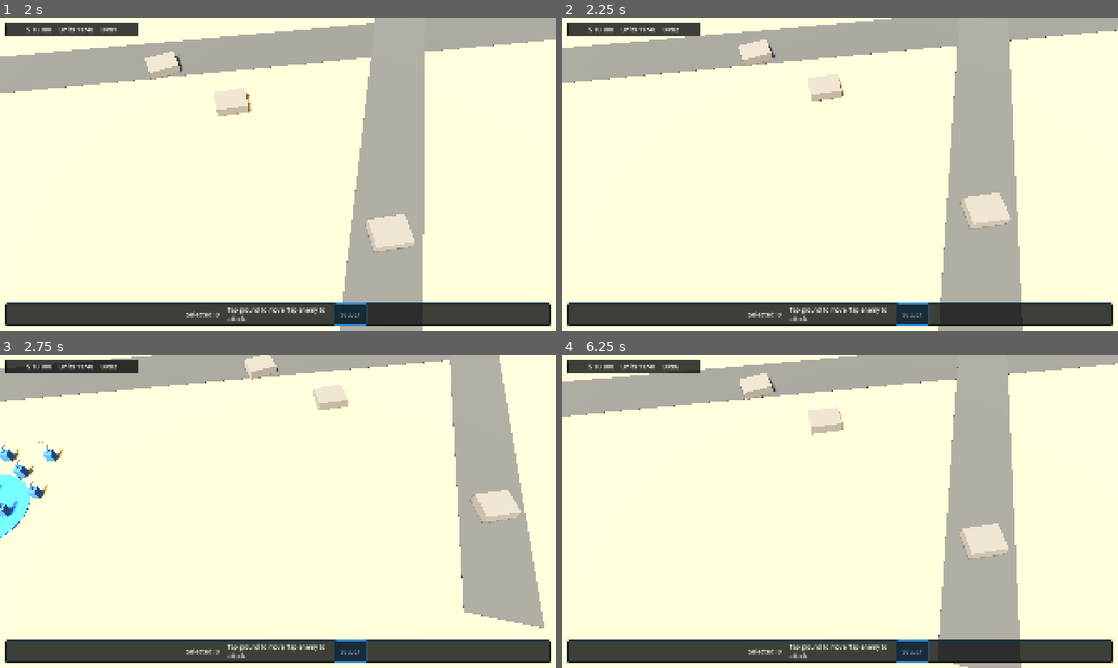
Above: before the commit, frames 1-4 (two rows, left to right).
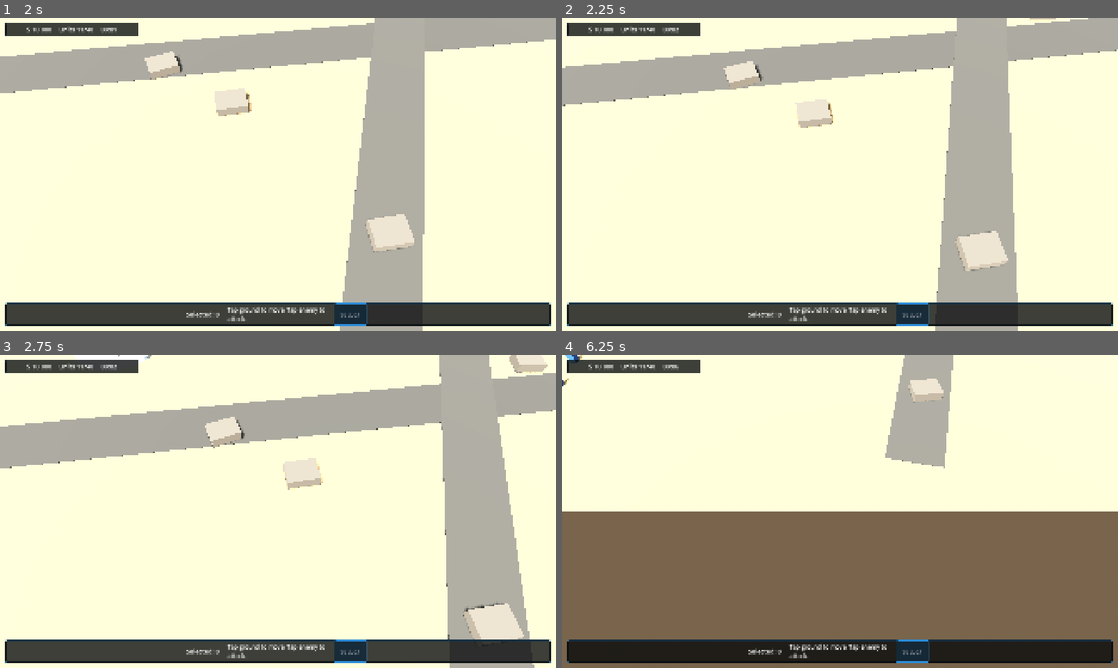
Above: after the commit, the same moments.

Repository: Unnamed00000/Mobile-Generals
Game: Godot game, scene res://scenes/match/match.tscn
Two runs of this game, one before a commit and one after it. Both use one fixed random seed, a clock stepped at 60 frames per second and the inputs below.
Inputs (mouse positions are in pixels of both pictures, inside the frame that each line leads up to):
- Up to frame 1 (2 s): click "SELECT" at 0.5 s; tap Enter at 1.25 s; move the mouse to (400, 158) at 1.27 s; hold D from 1.28 s (still down); tap 1 at 1.35 s; click (400, 158) at 1.42 s
- Up to frame 2 (2.25 s): release D at 2 s; drag from (728, 190) to (812, 237) at 2.02 s
- Up to frame 3 (2.75 s): no input
- Up to frame 4 (6.25 s): tap Space at 2.75 s; move the mouse to (895, 442) at 2.77 s; hold D 2.78-3.5 s; tap 0 at 2.85 s; drag from (812, 574) to (673, 464) at 3.52 s; move the mouse to (1006, 558) at 4.27 s; hold A 4.28-5 s; tap 4 at 4.35 s; drag from (673, 464) to (756, 433) at 5.02 s; tap Enter at 5.75 s; move the mouse to (867, 511) at 5.77 s; hold S from 5.78 s (still down); tap 1 at 5.85 s; click (867, 511) at 5.92 s

Frame 1 is identical in both runs. In frame 2, 14% of the frame differs, in the area x 0-100%, y 0-100%; in frame 3, 24%; in frame 4, 63%.

Commit message:
Make touch camera drag follow the map

Diff:
--- a/scripts/camera/rts_camera.gd
+++ b/scripts/camera/rts_camera.gd
@@ -2,8 +2,6 @@
 extends Node3D
 
 @export var map_half_extents := Vector2(60.0, 40.0)
-@export var touch_pan_speed := 0.055
-@export var two_finger_pan_multiplier := 0.6
 @export var pinch_zoom_speed := 0.065
 @export var mouse_pan_speed := 0.08
 @export var edge_pan_speed := 30.0
@@ -19,6 +17,10 @@
 var _touch_points: Dictionary = {}
 var _last_pinch_distance := 0.0
 var _last_pinch_center := Vector2.ZERO
+var _single_touch_anchor_world := Vector3.ZERO
+var _single_touch_has_anchor := false
+var _pinch_anchor_world := Vector3.ZERO
+var _pinch_has_anchor := false
 var _middle_mouse_panning := false
 
 func _ready() -> void:
@@ -62,26 +64,54 @@
 func _handle_screen_touch(event: InputEventScreenTouch) -> void:
 	if event.pressed:
 		_touch_points[event.index] = event.position
+		if _touch_points.size() == 1:
+			var anchor: Variant = _screen_to_ground(event.position)
+			_single_touch_has_anchor = anchor != null
+			if _single_touch_has_anchor:
+				_single_touch_anchor_world = anchor as Vector3
+			_pinch_has_anchor = false
+		elif _touch_points.size() == 2:
+			_prepare_pinch_anchor()
 	else:
 		_touch_points.erase(event.index)
 		_last_pinch_distance = 0.0
 		_last_pinch_center = Vector2.ZERO
+		_single_touch_has_anchor = false
+		_pinch_has_anchor = false
+		if _touch_points.size() == 1:
+			var remaining_points: Array = _touch_points.values()
+			var anchor: Variant = _screen_to_ground(remaining_points[0])
+			_single_touch_has_anchor = anchor != null
+			if _single_touch_has_anchor:
+				_single_touch_anchor_world = anchor as Vector3
 
 func _handle_screen_drag(event: InputEventScreenDrag) -> void:
 	_touch_points[event.index] = event.position
 
 	if _touch_points.size() == 1:
-		_pan_by_pixels(event.relative, touch_pan_speed)
+		if not _single_touch_has_anchor:
+			var anchor: Variant = _screen_to_ground(event.position)
+			_single_touch_has_anchor = anchor != null
+			if _single_touch_has_anchor:
+				_single_touch_anchor_world = anchor as Vector3
+		if not _single_touch_has_anchor:
+			return
+		_pan_to_keep_screen_anchor(event.position, _single_touch_anchor_world)
 	elif _touch_points.size() == 2:
 		var points: Array = _touch_points.values()
 		var first_point: Vector2 = points[0]
 		var second_point: Vector2 = points[1]
 		var current_distance: float = first_point.distance_to(second_point)
 		var current_center: Vector2 = (first_point + second_point) * 0.5
+		if not _pinch_has_anchor:
+			var anchor: Variant = _screen_to_ground(current_center)
+			_pinch_has_anchor = anchor != null
+			if _pinch_has_anchor:
+				_pinch_anchor_world = anchor as Vector3
 		if _last_pinch_distance > 0.0:
 			_zoom_by((_last_pinch_distance - current_distance) * pinch_zoom_speed)
-		if _last_pinch_center != Vector2.ZERO:
-			_pan_by_pixels(current_center - _last_pinch_center, touch_pan_speed * two_finger_pan_multiplier)
+		if _pinch_has_anchor:
+			_pan_to_keep_screen_anchor(current_center, _pinch_anchor_world)
 		_last_pinch_distance = current_distance
 		_last_pinch_center = current_center
 
@@ -96,6 +126,37 @@
 func _pan_by_pixels(pixel_delta: Vector2, speed: float) -> void:
 	var zoom_factor: float = camera.position.z / max_zoom
 	_pan_world((-pixel_delta.x) * speed * maxf(0.45, zoom_factor), (-pixel_delta.y) * speed * maxf(0.45, zoom_factor))
+
+func _pan_to_keep_screen_anchor(screen_position: Vector2, anchor_world: Vector3) -> void:
+	var current_world: Variant = _screen_to_ground(screen_position)
+	if current_world == null:
+		return
+	var delta := anchor_world - (current_world as Vector3)
+	position.x += delta.x
+	position.z += delta.z
+	_clamp_to_map()
+
+func _prepare_pinch_anchor() -> void:
+	var points: Array = _touch_points.values()
+	if points.size() < 2:
+		return
+	_last_pinch_distance = (points[0] as Vector2).distance_to(points[1] as Vector2)
+	_last_pinch_center = ((points[0] as Vector2) + (points[1] as Vector2)) * 0.5
+	var anchor: Variant = _screen_to_ground(_last_pinch_center)
+	_pinch_has_anchor = anchor != null
+	if _pinch_has_anchor:
+		_pinch_anchor_world = anchor as Vector3
+
+func _screen_to_ground(screen_position: Vector2) -> Variant:
+	var ray_origin := camera.project_ray_origin(screen_position)
+	var ray_direction := camera.project_ray_normal(screen_position)
+	if absf(ray_direction.y) <= 0.001:
+		return null
+	var distance := -ray_origin.y / ray_direction.y
+	if distance < 0.0:
+		return null
+	var hit := ray_origin + ray_direction * distance
+	return Vector3(hit.x, 0.0, hit.z)
 
 func _pan_by_screen_direction(screen_direction: Vector2, distance: float) -> void:
 	_pan_world(screen_direction.x * distance, screen_direction.y * distance)
Not shown, changed: README.md
